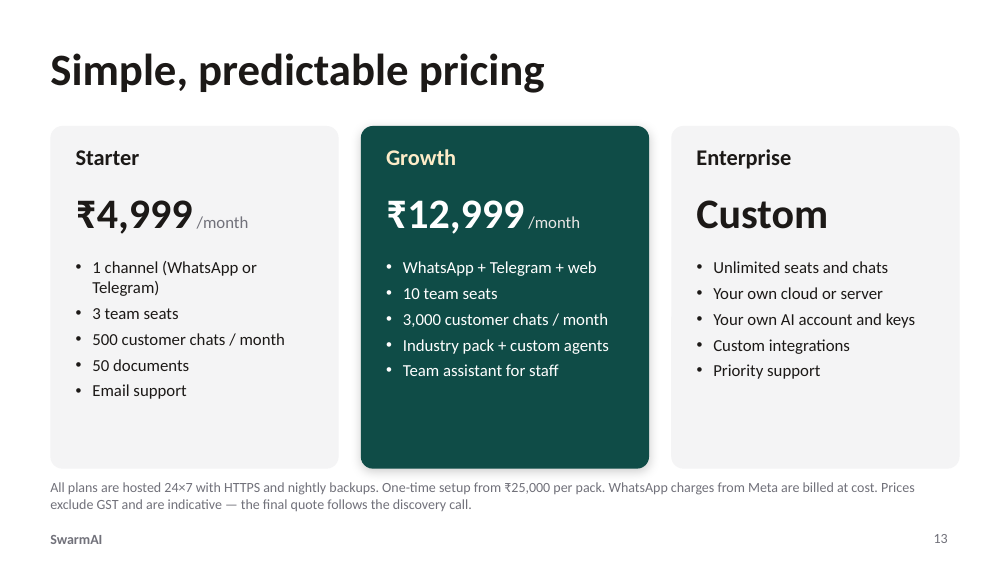
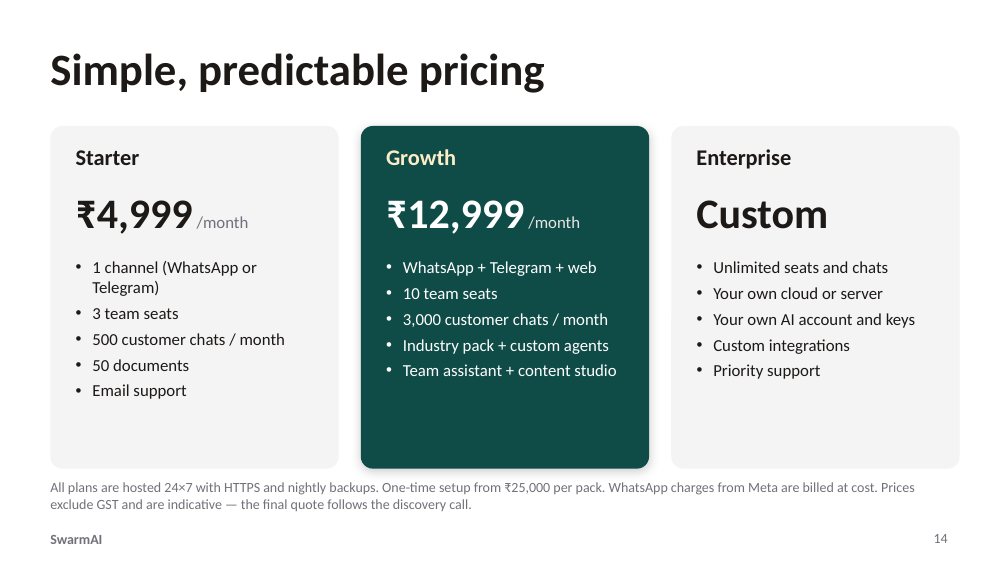
Before and after one commit to priyambansal13/Swarm-Ai-multiagent, a slide deck: slide 14 of docs/sales/SwarmAI-Customer-Deck.pptx (slide 13 before the commit). Drawn at 1008x567 pixels with LibreOffice and Linux fonts; fonts in the diff are those of the drawing. Boxes give left, top, right and bottom in pixels: in the first picture for what was removed or moved away, otherwise in the second. Text is boxed around its words. In the diff, an @@ line names an element or a change of style, - is before the commit and + after.

```diff
--- a/docs/sales/SwarmAI-Customer-Deck.pptx
+++ b/docs/sales/SwarmAI-Customer-Deck.pptx
@@ text at [403, 364, 616, 376]: text changed @@
-• Team assistant for staff
+• Team assistant + content studio
@@ page number at [934, 534, 948, 543]: text changed @@
-13
+14
```
Also in this commit, not shown: 1 slide added, 3 other files.
